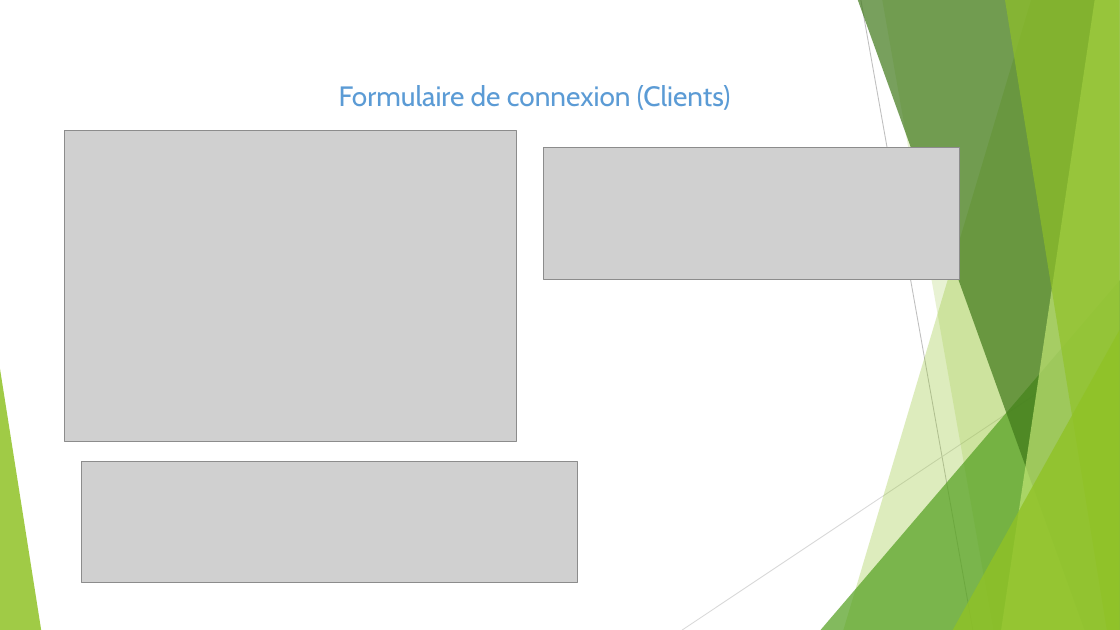
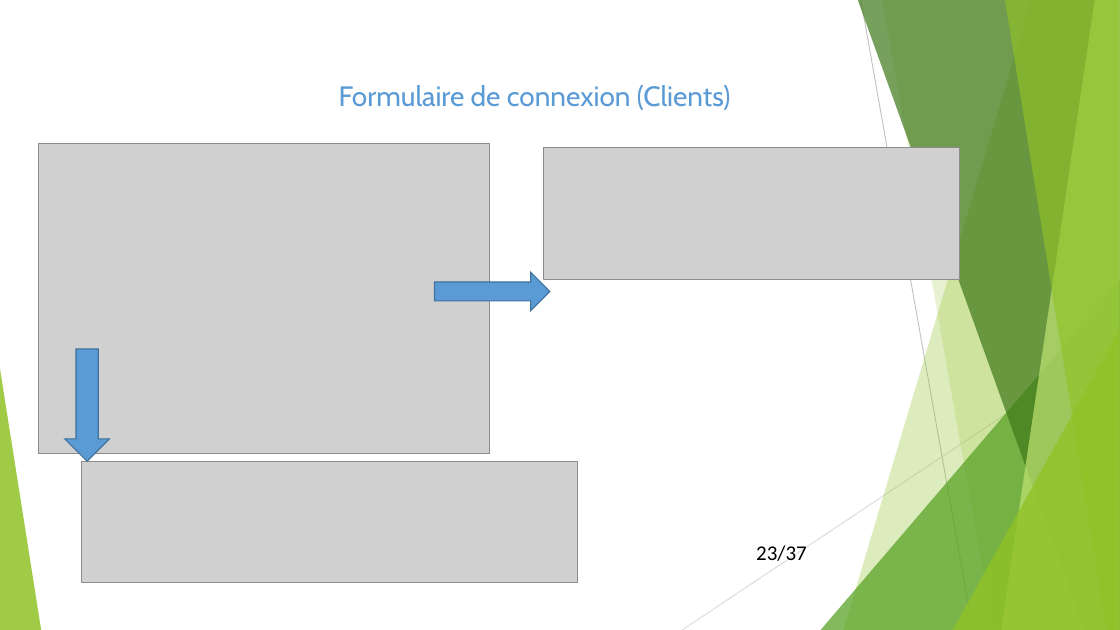
Before and after one commit to Kevin200122/DWWM, a slide deck: slide 23 of DossierProjetStage/DossierProjetBonus.odp (slide 22 before the commit). Drawn at 1120x630 pixels with LibreOffice and Linux fonts; fonts in the diff are those of the drawing; grey boxes stand for pictures. Boxes give left, top, right and bottom in pixels: in the first picture for what was removed or moved away, otherwise in the second. Text is boxed around its words. In the diff, an @@ line names an element or a change of style, - is before the commit and + after.

```diff
--- a/DossierProjetStage/DossierProjetBonus.odp
+++ b/DossierProjetStage/DossierProjetBonus.odp
@@ picture: place and size @@
-picture at [65, 131, 517, 441]
+picture at [38, 144, 490, 454]
@@ freeform shape added at [434, 272, 549, 310], fill #5B9BD5, outline #41719C 0.99 pt @@
@@ freeform shape added at [65, 349, 109, 461], fill #5B9BD5, outline #41719C 0.99 pt @@
@@ text added at [756, 545, 807, 561], 18 pt, text #000000 @@
+23/37
```
Also in this commit, not shown: 32 other slides changed, 4 slides added, 3 slides removed, 2 other files.
